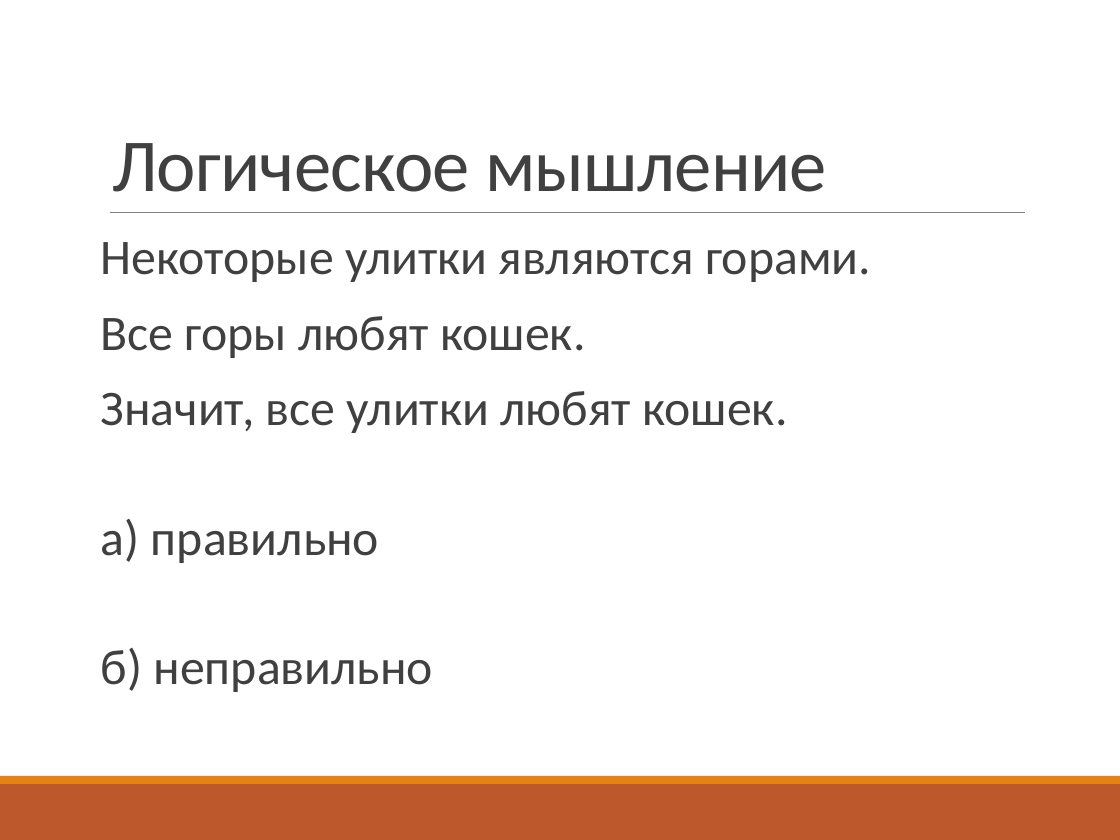
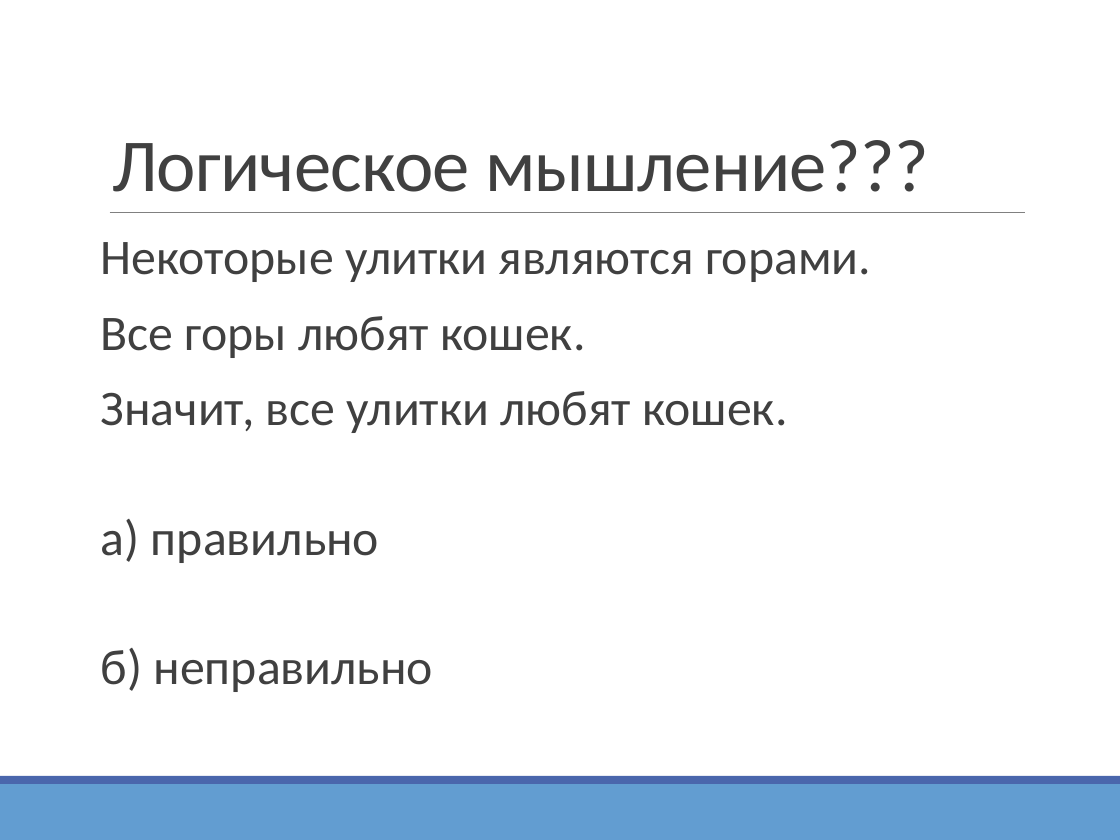
Before and after one commit to vitali-kviatkouski/personal, a slide deck: slide 17 of epamkids/EPAMKids.pptx (slide 19 before the commit). Drawn at 1120x840 pixels with LibreOffice and Linux fonts; fonts in the diff are those of the drawing. Boxes give left, top, right and bottom in pixels: in the first picture for what was removed or moved away, otherwise in the second. Text is boxed around its words. In the diff, an @@ line names an element or a change of style, - is before the commit and + after.

```diff
--- a/epamkids/EPAMKids.pptx
+++ b/epamkids/EPAMKids.pptx
@@ title at (112,140,929,192): text changed @@
-Логическое мышление
+Логическое мышление???
@@ rectangle at (0,776,1120,784): fill #E48312 to #4A66AC @@
@@ rectangle at (0,784,1120,840): fill #BD582C to #629DD1 @@
```
Also in this commit, not shown: 20 other slides changed, 3 slides added, 6 slides removed.
